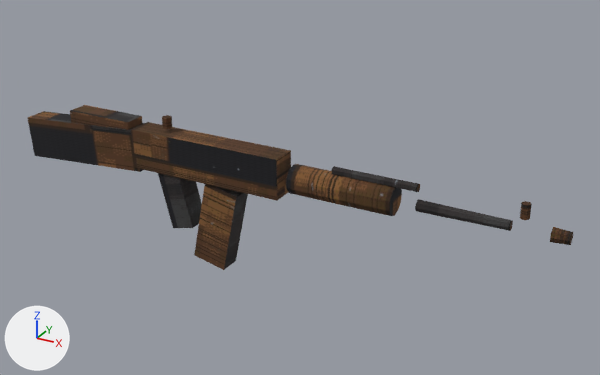
A saved change to the FBX model exports/SM_Rifle_02.fbx.
Rendered twice from a 50 mm camera at (0.861, -1.215, 0.63) aimed at (0.167, 0.048, -0.001). Lighting does not change. The marker at lower left points along +X, +Y and +Z. The first picture is the older version.

The older version as bpy lines, for what is in view:
```python
me_sm_rifle_02 = bpy.data.meshes.new('SM_Rifle_02')
me_sm_rifle_02.from_pydata(...)  # 140 vertices, 162 faces; spans x -0.453..0.675, y -0.027..0.027, z -0.181..0.11
me_sm_rifle_02.materials.append(mat_mi_sm_rifle_02)  # picture img_sm_rifle_02_d_png
ob_sm_rifle_02 = bpy.data.objects.new('SM_Rifle_02', me_sm_rifle_02)
ob_sm_rifle_02.location = (0.0, 0.0, 0.0)
```
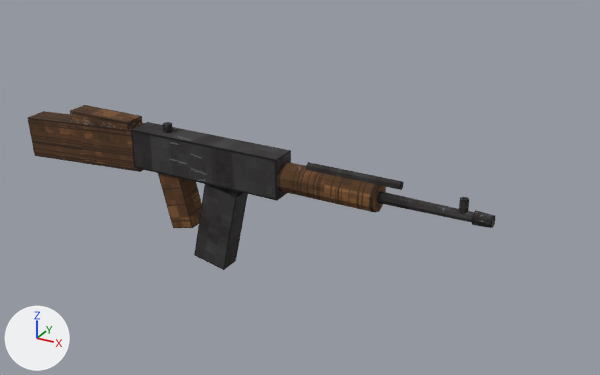
Edits to the bpy script that builds the scene:
```text
Change me_sm_rifle_02:
    used by ob_sm_rifle_02; location = (0.0, 0.0, 0.0)
    remove me_sm_rifle_02.from_pydata(...)  # 140 vertices, 162 faces; spans x -0.453..0.675, y -0.027..0.027, z -0.181..0.11
    add me_sm_rifle_02.from_pydata(...)  # 140 vertices, 162 faces; spans x -0.453..0.551, y -0.027..0.027, z -0.181..0.096
    me_sm_rifle_02 part 1: the loose piece of 22 vertices spanning x 0.18..0.38, y -0.027..0.027, z 0.01..0.066 is scaled about its middle by (0.95, 1, 1), then moved by (-0.025, 0.0, 0.0)
    me_sm_rifle_02 part 2: the loose piece of 18 vertices spanning x 0.42..0.58, y -0.011..0.011, z 0.027..0.049 is scaled about its middle by (1.12, 1, 1), then moved by (-0.065, 0.0, 0.0)
    me_sm_rifle_02 part 3: the loose piece of 14 vertices spanning x 0.26..0.42, y -0.007..0.007, z 0.062..0.078 is scaled about its middle by (1.12, 1, 1), then moved by (-0.04, 0.0, -0.002)
    me_sm_rifle_02 part 4: the loose piece of 18 vertices spanning x 0.645..0.675, y -0.013..0.013, z 0.025..0.051 is moved by (-0.125, 0.0, 0.0)
    me_sm_rifle_02 part 5: the loose piece of 14 vertices spanning x -0.11..-0.09, y -0.009..0.009, z 0.088..0.11 is moved by (0.0, 0.0, -0.015)
    me_sm_rifle_02 part 6: the loose piece of 14 vertices spanning x 0.592..0.608, y -0.007..0.007, z 0.056..0.082 is moved by (-0.1, 0.0, -0.014)
    me_sm_rifle_02 part 7: texture (UV) coordinates of 162 of 162 faces, centred in x -0.45..0.675, y -0.027..0.027, z -0.173..0.11, changed; they spanned u 0.0..0.99, v 0.51..1.0 and now span u 0.0..1.0, v 0.0..1.0
```

Changed parts and their boxes [x1, y1, x2, y2] in the pictures (600 x 375 px; the box of a moved part takes in the faces that stretch with it):
'SM_Rifle_02', reshaped, surface changed (14% narrower): before [27, 105, 573, 270]; after [27, 105, 495, 270]
part 1 of me_sm_rifle_02, moved or reshaped: before [286, 164, 402, 216]; after [277, 162, 386, 213]
part 2 of me_sm_rifle_02, moved or reshaped: before [415, 199, 513, 231]; after [377, 191, 474, 222]
part 3 of me_sm_rifle_02, moved or reshaped: before [331, 166, 420, 192]; after [306, 162, 404, 190]
part 4 of me_sm_rifle_02, moved or reshaped: before [550, 227, 573, 245]; after [472, 210, 495, 228]
part 5 of me_sm_rifle_02, moved or reshaped: before [162, 115, 172, 129]; after [162, 122, 173, 133]
part 6 of me_sm_rifle_02, moved or reshaped: before [520, 201, 532, 220]; after [459, 197, 469, 214]
part 7 of me_sm_rifle_02, surface changed: before [27, 105, 573, 270]; after [27, 105, 495, 270]
